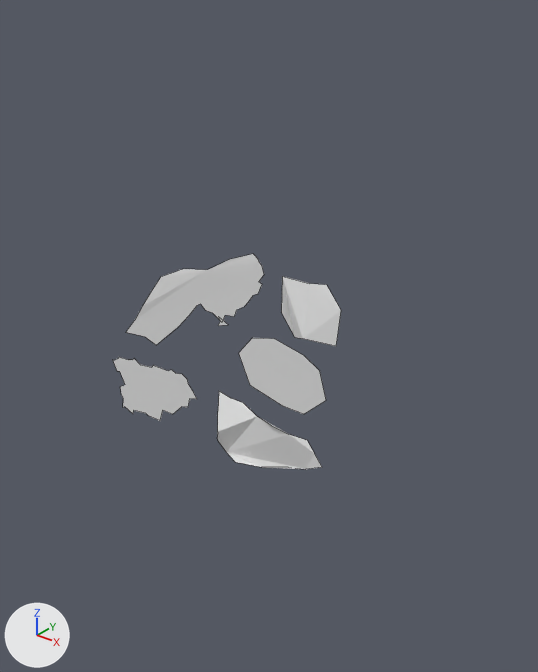
The Blender file source-assets/mesh.blend, before and after one commit.
Before and after are seen from a 50 mm lens placed at (883.0, -960.0, 601.0), pointed at (79.0, 45.0, -22.0). Arrows for +X, +Y and +Z are at lower left; the lights stay in place. Mesh edges are drawn as thin lines.

The older version as bpy lines, for what is in view:
```python
me_plane = bpy.data.meshes.new('Plane')
me_plane.from_pydata(...)  # 33 vertices, 1 face; spans x -202.0..189.0, y -3.0..2.0, z -134.0..130.0
me_plane_002 = bpy.data.meshes.new('Plane.002')
me_plane_002.from_pydata(...)  # 9 vertices, 1 face; spans x -101.0..103.0, y -3.0, z -62.0..72.0
me_plane_003 = bpy.data.meshes.new('Plane.003')
me_plane_003.from_pydata(...)  # 8 vertices, 1 face; spans x -67.7..61.3, y -17.1..14.3, z -59.8..52.4
me_plane_004 = bpy.data.meshes.new('Plane.004')
me_plane_004.from_pydata(...)  # 18 vertices, 1 face; spans x -120.0..154.0, y -25.0..15.0, z -65.0..68.0
me_plane_005 = bpy.data.meshes.new('Plane.005')
me_plane_005.from_pydata(...)  # 36 vertices, 1 face; spans x -114.0..152.0, y -21.0..26.0, z -83.0..65.0
me_plane_006 = bpy.data.meshes.new('Plane.006')
me_plane_006.from_pydata(...)  # 4 vertices, 1 face; spans x -500.0..500.0, y -500.0..500.0, z 0.0
ob_extents = bpy.data.objects.new('Extents', me_plane_006)
ob_extents.location = (0.0, 0.0, 0.0)
ob_extents.rotation_euler = (1.571, 0.0, 0.0)  # degrees (90, 0, 0)
ob_extents.hide_set(True)
ob_plane = bpy.data.objects.new('Plane', me_plane)
ob_plane.location = (-85.0, 0.0, 26.0)
ob_plane_001 = bpy.data.objects.new('Plane.001', me_plane_002)
ob_plane_001.location = (145.0, 0.0, -66.0)
ob_plane_002 = bpy.data.objects.new('Plane.002', me_plane_003)
ob_plane_002.location = (204.0, -4.0, 80.0)
ob_plane_003 = bpy.data.objects.new('Plane.003', me_plane_004)
ob_plane_003.location = (84.0, 0.0, -226.0)
ob_plane_003.rotation_euler = (0.0, -0.0413, 0.0)  # degrees (0, -2.4, 0)
ob_plane_004 = bpy.data.objects.new('Plane.004', me_plane_005)
ob_plane_004.location = (-228.0, 0.0, -222.0)
ob_plane_004.rotation_euler = (0.0, -0.232, 0.0)  # degrees (0, -13, 0)
ob_plane_004.scale = (1.0, 0.0, 1.0)
```
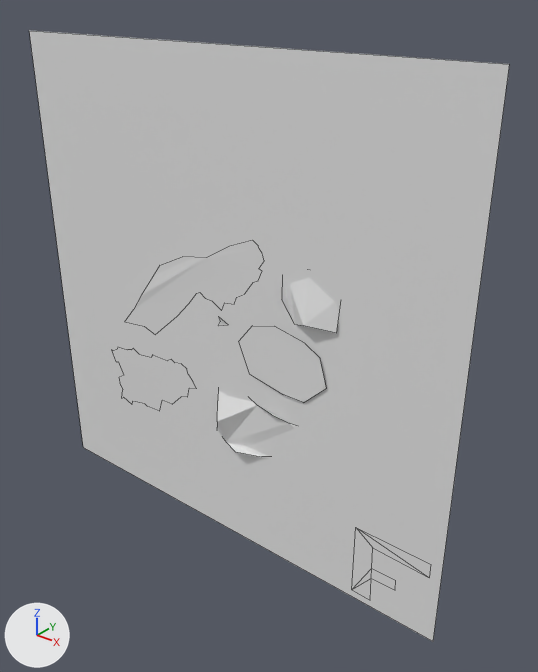
Pixel boxes [x1, y1, x2, y2] of what changed, in the pictures (538 x 672 px):
'Extents', shown
    after: [29, 30, 509, 641]
'Plane', moved
    before: [126, 254, 264, 345]
    after: [125, 246, 255, 325]
'Plane.001', moved
    before: [239, 338, 326, 414]
    after: [239, 326, 326, 403]
'Plane.003', moved
    before: [217, 391, 322, 469]
    after: [217, 391, 295, 457]
'Plane.004', moved
    before: [113, 357, 197, 421]
    after: [112, 347, 197, 411]
'Plane.002', moved
    before: [281, 276, 341, 346]
    after: [282, 278, 339, 333]
'Plane.006', added
    after: [352, 528, 431, 600]

What changed in the scene script:
```text
Add me_plane_008:
    me_plane_008.from_pydata([(-15.0, -15.0, 0.0), (-6.9, -15.2, 0.0), (-15.0, 15.0, 0.0), (15.0, 15.0, 0.0), (-7.2, -4.4, 0.0), (-7.3, 0.3, 0.0), (-7.5, 9.8, 0.0), (15.0, 9.0, 0.0), (2.8, -4.3, 0.0), (2.7, 0.4, 0.0)], [], [(3, 2, 7), (0, 1, 4), (0, 4, 5), (2, 0, 5, 6), (2, 6, 7), (5, 4, 8, 9)])
Change ob_plane:
    ob_plane.location: (-85.0, 0.0, 26.0) -> (-85.0, 0.0, 51.0)
Change ob_plane_001:
    ob_plane_001.location: (145.0, 0.0, -66.0) -> (145.0, 0.0, -41.0)
Change ob_plane_002:
    ob_plane_002.location: (204.0, -4.0, 80.0) -> (204.0, -4.0, 105.0)
Change ob_plane_003:
    ob_plane_003.location: (84.0, 0.0, -226.0) -> (84.0, 0.0, -201.0)
Change ob_plane_004:
    ob_plane_004.location: (-228.0, 0.0, -222.0) -> (-228.0, 0.0, -197.0)
Change ob_extents:
    remove ob_extents.hide_set(True)
Add ob_plane_006:
    ob_plane_006 = bpy.data.objects.new('Plane.006', me_plane_008)
    ob_plane_006.location = (400.0, 0.0, -406.0)
    ob_plane_006.rotation_euler = (1.571, 0.0, 0.0)  # degrees (90, 0, 0)
    ob_plane_006.scale = (5.17, 5.17, 5.17)
```
